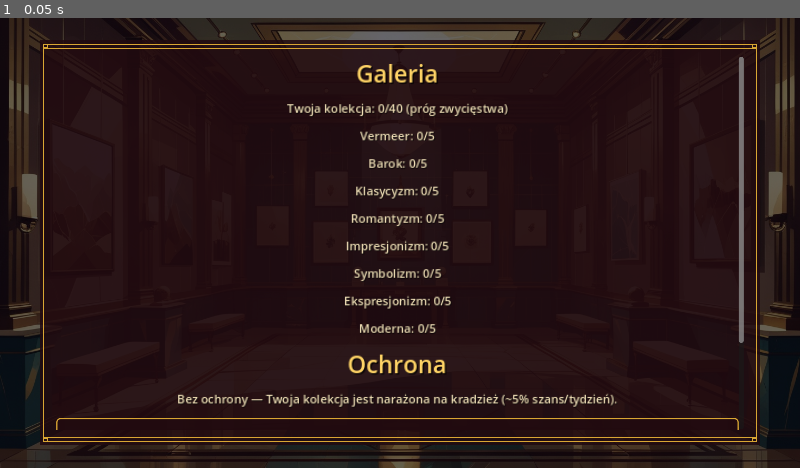
Above: before the commit, frame 1.
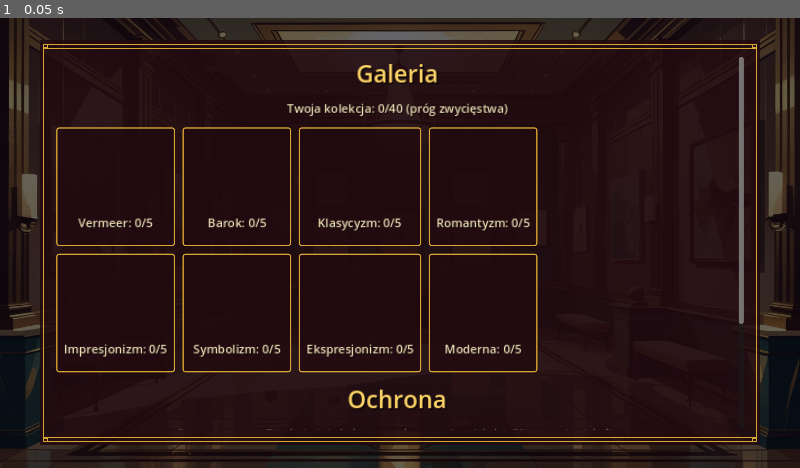
Above: after the commit, the same moment.

Repository: cinekm20/the-forger-retro-tycoon
Game: Godot game, scene res://scenes/gallery/Gallery.tscn
Two runs of this game, one before a commit and one after it. Both use one fixed random seed, a clock stepped at 60 frames per second and the inputs below. This scene is started directly instead of the project's main scene.
Inputs:
- Up to frame 1 (0.05 s): no input

The runs differ from the first frame. In frame 1, 4.9% of the frame differs, in the area x 7-93%, y 24-92%.

Commit message:
Galeria: możliwość zobaczenia obrazów (kategorie -> miniaturki -> podgląd)
Zgłoszone przez użytkownika: Galeria pokazywała tylko liczby (X/5 per
kategoria), bez żadnych grafik. Dodane trzy poziomy przeglądania w tym
samym ekranie (bez nowych scen — content_root czyszczony/odbudowywany przy
zmianie widoku, ten sam wzorzec co ArtSchool.gd quiz_section):

1. Kategorie — kafelek na każdy z 8 stylów/epok z okładką reprezentującą
   epokę (nowe assety, docs/GRAFIKA_LEONARDO.md §9b — po cichu puste, dopóki
   plik nie istnieje), klikalny TYLKO jeśli gracz ma tam już choć jeden
   obraz.
2. Miniaturki własnych obrazów w wybranej kategorii.
3. Duży podgląd w tej samej ozdobnej ramie co Dom aukcyjny + tytuł/autor/
   rok/muzeum (Paintings.PAINTING_INFO).

Klikalne kafelki/miniaturki używają tego samego triku co kafelki plantacji
(Plantation.gd _rebuild_grid): płaski Button z ikonką jako dzieckiem, albo
(dla kategorii) niewidzialny Button dodany na wierzch całej oprawionej
skrzynki (PanelContainer daje wszystkim dzieciom tę samą wypełnioną
powierzchnię).

Co-Authored-By: Claude Sonnet 5 <noreply@anthropic.com>
Claude-Session: https://claude.ai/code/session_01WjdcGYSPdySvPA6GKCaWaN

Diff:
--- a/game/scenes/gallery/Gallery.gd
+++ b/game/scenes/gallery/Gallery.gd
@@ -10,6 +10,19 @@
 ## poświata i głośniejsza, "żywsza" muzyka. Każda w pełni skompletowana
 ## kategoria (5/5) dodatkowo podświetla się na złoto zamiast zwykłej kremowej
 ## etykiety.
+##
+## Zgłoszone przez użytkownika: możliwość ZOBACZENIA obrazów, nie tylko
+## liczb. Trzy poziomy nawigacji w tym samym ekranie (bez osobnych scen,
+## content_root czyszczony/odbudowywany przy zmianie widoku — ten sam
+## wzorzec co ArtSchool.gd _start_quiz/_close_quiz):
+## 1. CATEGORIES — kafelek na styl/epokę (obrazek reprezentujący epokę,
+##    docs/GRAFIKA_LEONARDO.md §9b), klikalny TYLKO jeśli gracz ma już choć
+##    jeden obraz w tej kategorii.
+## 2. CATEGORY_DETAIL — miniaturki WŁASNYCH obrazów w wybranej kategorii.
+## 3. PAINTING_DETAIL — duży obraz w tej samej ramie co Dom aukcyjny +
+##    tytuł/autor/rok/muzeum (Paintings.PAINTING_INFO).
+
+enum ViewState { CATEGORIES, CATEGORY_DETAIL, PAINTING_DETAIL }
 
 ## Kolor nakładki przy pustej kolekcji — ciemny, chłodny (przygaszona sala).
 const DIM_OVERLAY_COLOR := Color(0.0, 0.0, 0.05, 0.6)
@@ -18,8 +31,24 @@
 ## Maks. podbicie głośności muzyki w tle przy pełnej kolekcji (patrz Music.gd).
 const MAX_MUSIC_VOLUME_BOOST_DB := 6.0
 
+const CATEGORY_CARD_SIZE := Vector2(150, 170)
+const CATEGORY_COVER_SIZE := Vector2(110, 110)
+const THUMBNAIL_SIZE := Vector2(120, 120)
+## Mniejsza niż w AuctionHouse.gd (268) — tu nie ma bocznych ramek graczy do
+## zmieszczenia, więc obraz może być większy, wypełniając środek ekranu.
+const PAINTING_FRAME_HOLDER_SIZE := Vector2(340, 340)
+## Ta sama rama co Dom aukcyjny (art/icons/frame.png) — patrz jej komentarz
+## tam co do ułamka INNER_INSET (zmierzony na samej grafice ramy).
+const PAINTING_FRAME_INNER_INSET := 0.145
+const FRAME_TEXTURE_PATH := "res://art/icons/frame.png"
+
 var security_label: Label
 var overlay: ColorRect
+var content_root: VBoxContainer
+
+var view_state: ViewState = ViewState.CATEGORIES
+var selected_category: String = ""
+var selected_number: int = -1
 
 
 func _ready() -> void:
@@ -34,43 +63,77 @@
 	ScreenHelpers.make_title(root, "Galeria")
 	ScreenHelpers.make_turn_indicator(root)
 
-	ScreenHelpers.make_label(root, tr("Twoja kolekcja: %d/%d (próg zwycięstwa)") % [
+	## Wszystko poniżej tytułu/tury żyje w content_root, czyszczonym i
+	## odbudowywanym przy KAŻDEJ zmianie view_state (patrz _rebuild_content) —
+	## dzięki temu przeglądanie kategorii/obrazów nie wymaga osobnej sceny
+	## ani przeładowania całego ekranu.
+	content_root = VBoxContainer.new()
+	content_root.alignment = BoxContainer.ALIGNMENT_CENTER
+	content_root.add_theme_constant_override("separation", 16)
+	root.add_child(content_root)
+
+	_rebuild_content()
+
+
+## Podbicie głośności ustawione w _ready() dotyczy TYLKO tego ekranu — bez
+## przywrócenia tutaj zostałoby też na Hubie/innych ekranach po wyjściu z
+## Galerii, cichnąc/głośniejąc dopiero przy następnym wejściu do niej.
+func _exit_tree() -> void:
+	Music.set_volume_offset(0.0)
+
+
+func _rebuild_content() -> void:
+	for child in content_root.get_children():
+		child.queue_free()
+	match view_state:
+		ViewState.CATEGORIES:
+			_build_categories_view()
+		ViewState.CATEGORY_DETAIL:
+			_build_category_detail_view()
+		ViewState.PAINTING_DETAIL:
+			_build_painting_detail_view()
+
+
+## Widok domyślny: siatka 8 kategorii (kafelek = okładka epoki + "Nazwa:
+## X/5"), klikalna TYLKO gdy gracz ma tam już choć jeden obraz — plus reszta
+## Galerii (postęp graczy w multiplayer, ochrona, rywale), tak jak dawniej.
+func _build_categories_view() -> void:
+	ScreenHelpers.make_label(content_root, tr("Twoja kolekcja: %d/%d (próg zwycięstwa)") % [
 		Paintings.owned_count(), Paintings.win_threshold,
 	])
 
+	var grid := GridContainer.new()
+	grid.columns = 4
+	grid.add_theme_constant_override("h_separation", 12)
+	grid.add_theme_constant_override("v_separation", 12)
+	content_root.add_child(grid)
+
 	for category_id in Paintings.CATEGORIES:
-		var category_name: String = Paintings.CATEGORY_NAMES[category_id]
-		var owned_in_category := 0
-		for number in Paintings.catalogued_numbers:
-			if Paintings.get_category(number) == category_id:
-				owned_in_category += 1
-		var category_label := ScreenHelpers.make_label(root, tr("%s: %d/5") % [category_name, owned_in_category])
-		if owned_in_category >= 5:
-			category_label.add_theme_color_override("font_color", ScreenHelpers.COLOR_GOLD_BRIGHT)
+		_build_category_card(grid, category_id)
 
 	if Players.is_multiplayer():
-		ScreenHelpers.make_title(root, "Gracze")
+		ScreenHelpers.make_title(content_root, "Gracze")
 		for i in Players.player_count:
 			var marker := tr(" (Ty)") if i == Players.active_index else ""
-			ScreenHelpers.make_label(root, tr("%s%s: %d obrazów") % [
+			ScreenHelpers.make_label(content_root, tr("%s%s: %d obrazów") % [
 				Players.player_names[i], marker, Players.get_painting_count(i),
 			])
 
-	ScreenHelpers.make_title(root, "Ochrona")
-	security_label = ScreenHelpers.make_label(root, "")
+	ScreenHelpers.make_title(content_root, "Ochrona")
+	security_label = ScreenHelpers.make_label(content_root, "")
 	var bodyguard_btn := ScreenHelpers.make_button(
-		root,
+		content_root,
 		tr("Zatrudnij ochroniarza (%.0f M)") % Security.BODYGUARD_COST,
 		_on_hire_bodyguard_pressed,
 	)
 	bodyguard_btn.disabled = Security.has_bodyguard
 	_update_security_label()
 
-	ScreenHelpers.make_title(root, "Rywale")
+	ScreenHelpers.make_title(content_root, "Rywale")
 	for rival in AIPlayers.rivals:
 		var rival_row := HBoxContainer.new()
 		rival_row.alignment = BoxContainer.ALIGNMENT_CENTER
-		root.add_child(rival_row)
+		content_root.add_child(rival_row)
 		var rival_label := Label.new()
 		rival_label.text = tr("%s: %d obrazów") % [rival["name"], AIPlayers.get_rival_painting_count(rival["id"])]
 		rival_row.add_child(rival_label)
@@ -79,14 +142,174 @@
 		gangster_btn.pressed.connect(_on_send_gangster_pressed.bind(rival["id"]))
 		rival_row.add_child(gangster_btn)
 
-	ScreenHelpers.make_back_button(root)
-
-
-## Podbicie głośności ustawione w _ready() dotyczy TYLKO tego ekranu — bez
-## przywrócenia tutaj zostałoby też na Hubie/innych ekranach po wyjściu z
-## Galerii, cichnąc/głośniejąc dopiero przy następnym wejściu do niej.
-func _exit_tree() -> void:
-	Music.set_volume_offset(0.0)
+	ScreenHelpers.make_back_button(content_root)
+
+
+## Jeden kafelek kategorii: okładka epoki (art/categories/<id>.jpg, docs/
+## GRAFIKA_LEONARDO.md §9b — po cichu pusta, jeśli plik jeszcze nie istnieje,
+## jak wszystkie opcjonalne grafiki w tej grze) + nazwa + "X/5". Klikalny
+## TYLKO jeśli owned_in_category > 0 (zgłoszone przez użytkownika: "po
+## kliknięciu jak są tam jakieś obrazy") — niewidzialny, płaski Button
+## dodany NA WIERZCH całej skrzynki (ten sam trik co Plantation.gd
+## _rebuild_grid: PanelContainer daje WSZYSTKIM dzieciom tę samą wypełnioną
+## powierzchnię, więc button-na-wierzchu przechwytuje kliknięcia z całego
+## kafelka, nie tylko samego obrazka).
+func _build_category_card(parent: Container, category_id: String) -> void:
+	var owned_in_category := 0
+	for number in Paintings.catalogued_numbers:
+		if Paintings.get_category(number) == category_id:
+			owned_in_category += 1
+
+	var column := ScreenHelpers.make_boxed_column(parent)
+	column.custom_minimum_size = CATEGORY_CARD_SIZE
+
+	var cover_center := CenterContainer.new()
+	column.add_child(cover_center)
+	var cover_rect := TextureRect.new()
+	cover_rect.custom_minimum_size = CATEGORY_COVER_SIZE
+	cover_rect.expand_mode = TextureRect.EXPAND_IGNORE_SIZE
+	cover_rect.stretch_mode = TextureRect.STRETCH_SCALE
+	cover_rect.mouse_filter = Control.MOUSE_FILTER_IGNORE
+	var cover_path := "res://art/categories/%s.jpg" % category_id
+	if ResourceLoader.exists(cover_path):
+		cover_rect.texture = load(cover_path)
+	## Wyszarzona okładka, gdy nic jeszcze nie skatalogowano w tej kategorii
+	## — wizualna podpowiedź, że kafelek NIE jest (jeszcze) klikalny.
+	cover_rect.modulate = Color(1, 1, 1) if owned_in_category > 0 else Color(0.35, 0.35, 0.35)
+	cover_center.add_child(cover_rect)
+
+	var category_name: String = Paintings.CATEGORY_NAMES[category_id]
+	var name_label := ScreenHelpers.make_label(column, tr("%s: %d/5") % [category_name, owned_in_category])
+	if owned_in_category >= 5:
+		name_label.add_theme_color_override("font_color", ScreenHelpers.COLOR_GOLD_BRIGHT)
+
+	if owned_in_category > 0:
+		var overlay_btn := Button.new()
+		overlay_btn.flat = true
+		overlay_btn.pressed.connect(_on_category_pressed.bind(category_id))
+		column.get_parent().add_child(overlay_btn)
+
+
+func _on_category_pressed(category_id: String) -> void:
+	selected_category = category_id
+	view_state = ViewState.CATEGORY_DETAIL
+	_rebuild_content()
+
+
+## Widok pośredni: miniaturki WŁASNYCH obrazów w wybranej kategorii —
+## klikalne, otwierają duży podgląd (patrz _build_painting_detail_view).
+func _build_category_detail_view() -> void:
+	var category_name: String = Paintings.CATEGORY_NAMES.get(selected_category, selected_category)
+	ScreenHelpers.make_title(content_root, category_name)
+
+	var owned_numbers: Array[int] = []
+	for number in Paintings.catalogued_numbers:
+		if Paintings.get_category(number) == selected_category:
+			owned_numbers.append(number)
+	owned_numbers.sort()
+
+	var grid := GridContainer.new()
+	grid.columns = 4
+	grid.add_theme_constant_override("h_separation", 12)
+	grid.add_theme_constant_override("v_separation", 12)
+	content_root.add_child(grid)
+
+	for number in owned_numbers:
+		_build_painting_thumbnail(grid, number)
+
+	ScreenHelpers.make_button(content_root, tr("« Wróć do galerii"), _on_back_to_categories_pressed)
+
+
+## Miniaturka JEDNEGO obrazu — flat=true (bez zwykłego tła/ramki przycisku,
+## widoczna tylko ikonka), TextureRect jako dziecko wypełniające cały
+## przycisk (ten sam trik co kafelki Plantation.gd _rebuild_grid).
+func _build_painting_thumbnail(parent: Container, number: int) -> void:
+	var btn := Button.new()
+	btn.custom_minimum_size = THUMBNAIL_SIZE
+	btn.flat = true
+	btn.pressed.connect(_on_painting_pressed.bind(number))
+
+	var thumb_rect := TextureRect.new()
+	thumb_rect.set_anchors_preset(Control.PRESET_FULL_RECT)
+	thumb_rect.expand_mode = TextureRect.EXPAND_IGNORE_SIZE
+	thumb_rect.stretch_mode = TextureRect.STRETCH_SCALE
+	thumb_rect.mouse_filter = Control.MOUSE_FILTER_IGNORE
+	var texture_path := Paintings.get_texture_path(number)
+	if ResourceLoader.exists(texture_path):
+		thumb_rect.texture = load(texture_path)
+	btn.add_child(thumb_rect)
+
+	parent.add_child(btn)
+
+
+func _on_painting_pressed(number: int) -> void:
+	selected_number = number
+	view_state = ViewState.PAINTING_DETAIL
+	_rebuild_content()
+
+
+func _on_back_to_categories_pressed() -> void:
+	view_state = ViewState.CATEGORIES
+	_rebuild_content()
+
+
+func _on_back_to_category_detail_pressed() -> void:
+	view_state = ViewState.CATEGORY_DETAIL
+	_rebuild_content()
+
+
+## Widok końcowy: duży obraz w tej samej ozdobnej ramie co Dom aukcyjny
+## (art/icons/frame.png) + pełne informacje (tytuł/autor/rok/muzeum,
+## Paintings.PAINTING_INFO). Zawsze prawdziwa grafika (is_fake=false) — obraz
+## trafia do catalogued_numbers TYLKO gdy nie jest fałszywką (patrz
+## AuctionHouse.gd _resolve_auction: podróbka nigdy nie wchodzi do kolekcji),
+## więc w Galerii nie ma czego rozróżniać.
+func _build_painting_detail_view() -> void:
+	var number := selected_number
+	var category: String = Paintings.get_category(number)
+	var category_name: String = Paintings.CATEGORY_NAMES.get(category, category)
+	var info := Paintings.get_painting_info(number)
+
+	var frame_center := CenterContainer.new()
+	content_root.add_child(frame_center)
+
+	var frame_holder := Control.new()
+	frame_holder.custom_minimum_size = PAINTING_FRAME_HOLDER_SIZE
+	frame_holder.mouse_filter = Control.MOUSE_FILTER_IGNORE
+	frame_center.add_child(frame_holder)
+
+	## Rama dodana PIERWSZA (rysuje się pod spodem) — jej wnętrze na
+	## frame.png jest w całości nieprzezroczyste, więc dopiero obraz DODANY
+	## PO NIEJ (rysuje się na wierzchu) w pełni je zasłania (ten sam
+	## dwuwarstwowy układ co AuctionHouse.gd _build_active_auction_ui).
+	var frame_rect := TextureRect.new()
+	frame_rect.texture = load(FRAME_TEXTURE_PATH)
+	frame_rect.set_anchors_preset(Control.PRESET_FULL_RECT)
+	frame_rect.expand_mode = TextureRect.EXPAND_IGNORE_SIZE
+	frame_rect.stretch_mode = TextureRect.STRETCH_SCALE
+	frame_rect.mouse_filter = Control.MOUSE_FILTER_IGNORE
+	frame_holder.add_child(frame_rect)
+
+	var painting_rect := TextureRect.new()
+	painting_rect.anchor_left = PAINTING_FRAME_INNER_INSET
+	painting_rect.anchor_top = PAINTING_FRAME_INNER_INSET
+	painting_rect.anchor_right = 1.0 - PAINTING_FRAME_INNER_INSET
+	painting_rect.anchor_bottom = 1.0 - PAINTING_FRAME_INNER_INSET
+	painting_rect.expand_mode = TextureRect.EXPAND_IGNORE_SIZE
+	painting_rect.stretch_mode = TextureRect.STRETCH_SCALE
+	painting_rect.mouse_filter = Control.MOUSE_FILTER_IGNORE
+	var texture_path := Paintings.get_texture_path(number)
+	if ResourceLoader.exists(texture_path):
+		painting_rect.texture = load(texture_path)
+	frame_holder.add_child(painting_rect)
+
+	if not info.is_empty():
+		ScreenHelpers.make_label(content_root, tr("„%s” — %s, %s") % [tr(info["title"]), info["artist"], info["year"]])
+		ScreenHelpers.make_label(content_root, tr("%s — %s") % [category_name, info["museum"]])
+	else:
+		ScreenHelpers.make_label(content_root, tr("Obraz nr %d — %s") % [number, category_name])
+
+	ScreenHelpers.make_button(content_root, tr("« Wróć"), _on_back_to_category_detail_pressed)
 
 
 func _on_hire_bodyguard_pressed() -> void:
Not shown, changed: docs/GRAFIKA_LEONARDO.md
